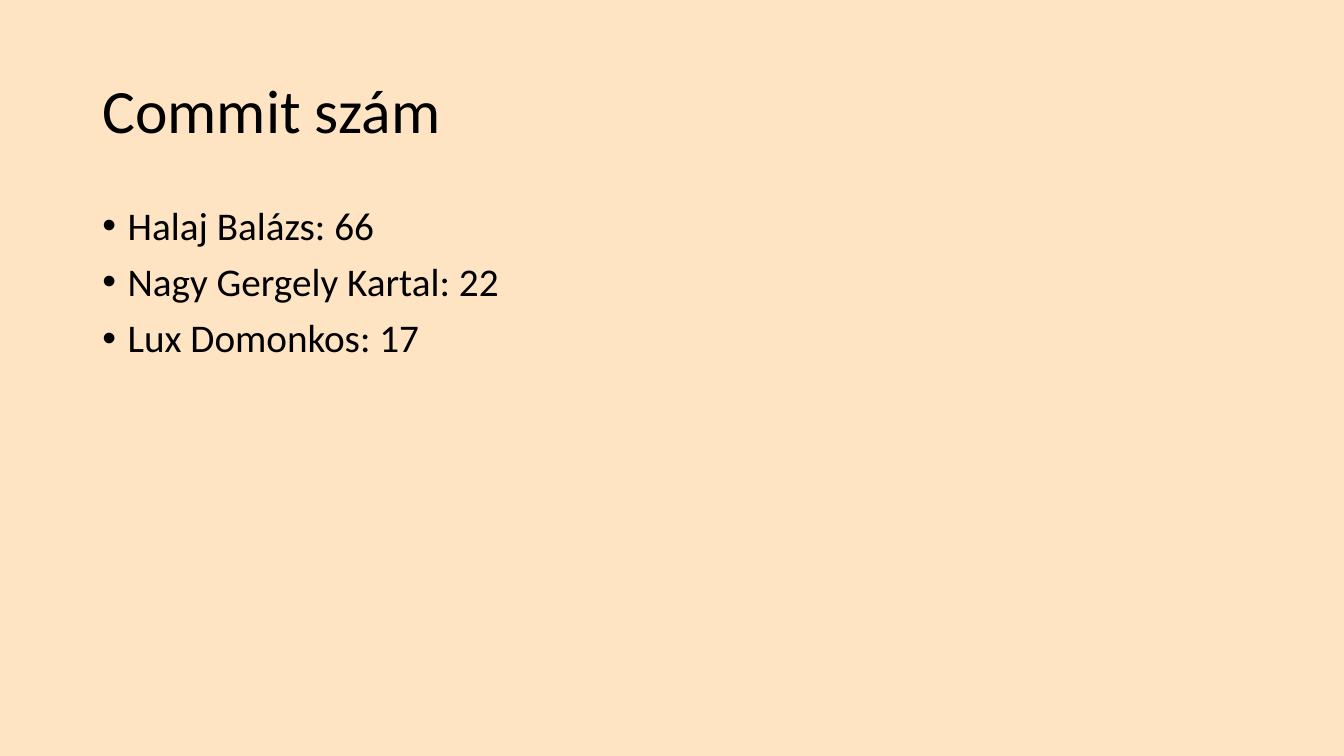
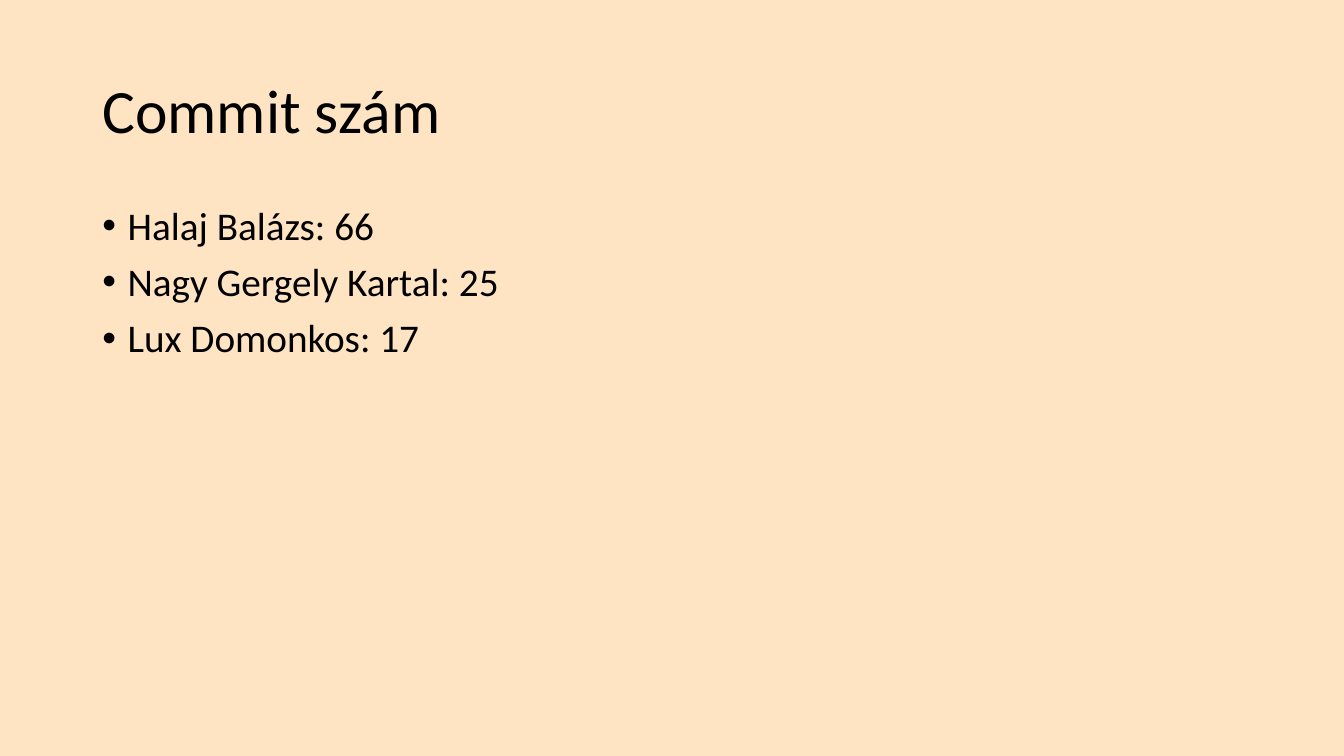
Before and after one commit to Nagygergelyk/GUI_2022_23_01_VNBCC2, a slide deck: slide 3 of PRES.pptx. Drawn at 1344x756 pixels with LibreOffice and Linux fonts; fonts in the diff are those of the drawing. Boxes give left, top, right and bottom in pixels: in the first picture for what was removed or moved away, otherwise in the second. Text is boxed around its words. In the diff, an @@ line names an element or a change of style, - is before the commit and + after.

```diff
--- a/PRES.pptx
+++ b/PRES.pptx
@@ text at (128,268,499,303): text changed @@
-• Nagy Gergely Kartal: 22
+• Nagy Gergely Kartal: 25
```
Also in this commit, not shown: 1 other slide changed, 2 other files.
